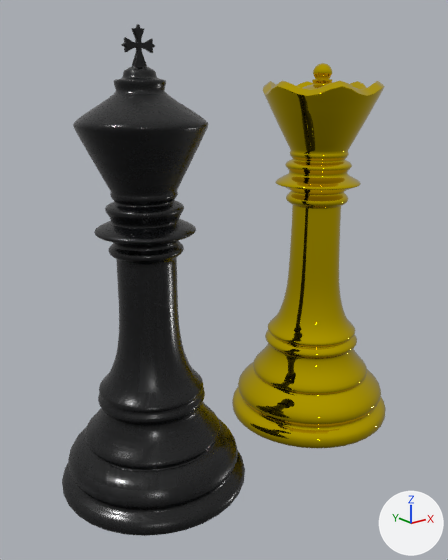
What one commit did to the glTF model stauton.glb.
Before and after are seen from a camera (50 mm lens) standing at (-26.3, -30.9, 25.2) and looking at (-1.3, 0.3, 12.7). Arrows for +X, +Y and +Z are at lower right; the lights stay in place. The first picture is the older version. Vertices at exactly the same position are counted once.

Names of what the first picture shows: 'dama', 'king'.
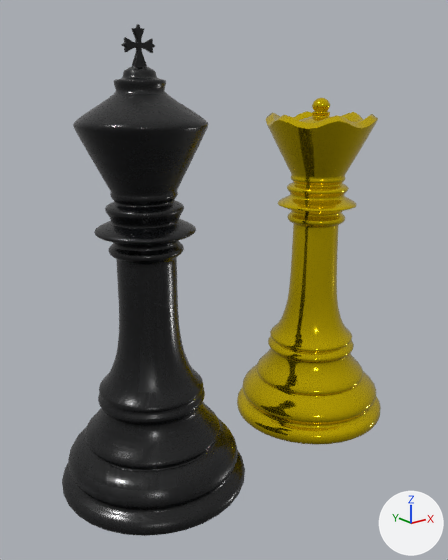
Where the change shows, as pixel boxes (x1, y1, x2, y2) in the pictures (448 x 560 px):
'dama', moved, rescaled (6% narrower, 10% shorter): before (232, 63, 386, 448); after (237, 97, 381, 445)

The edits, one by one:
me_mesh is used by ob_dama; location (7.15, 0.0, 15.62).
me_mesh had 6662 vertices, 13320 faces and spanned x -6.1..6.1, y -6.1..6.1, z -15.6..11.1.
me_mesh now has 6662 vertices, 13320 faces and spans x -5.7..5.7, y -5.7..5.7, z -14.2..10.1.
me_mesh part 1: the whole mesh is scaled about the mesh origin by (0.938, 0.938, 0.911).
Object 'dama' (ob_dama) moves from (7.15, 0.0, 15.62) to (7.15, 0.0, 14.35).
